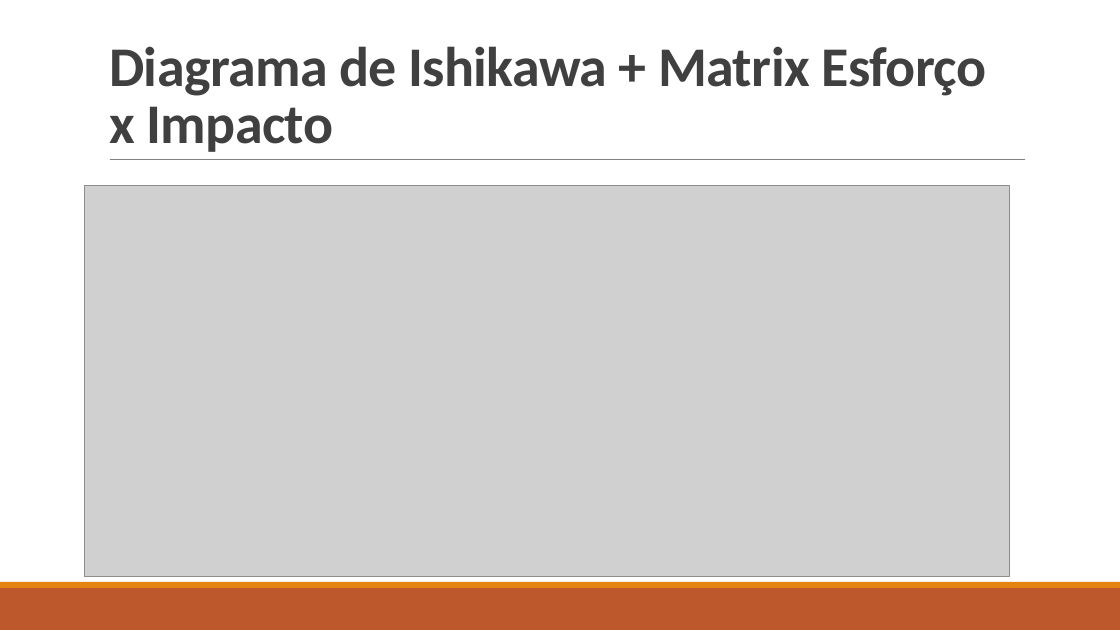
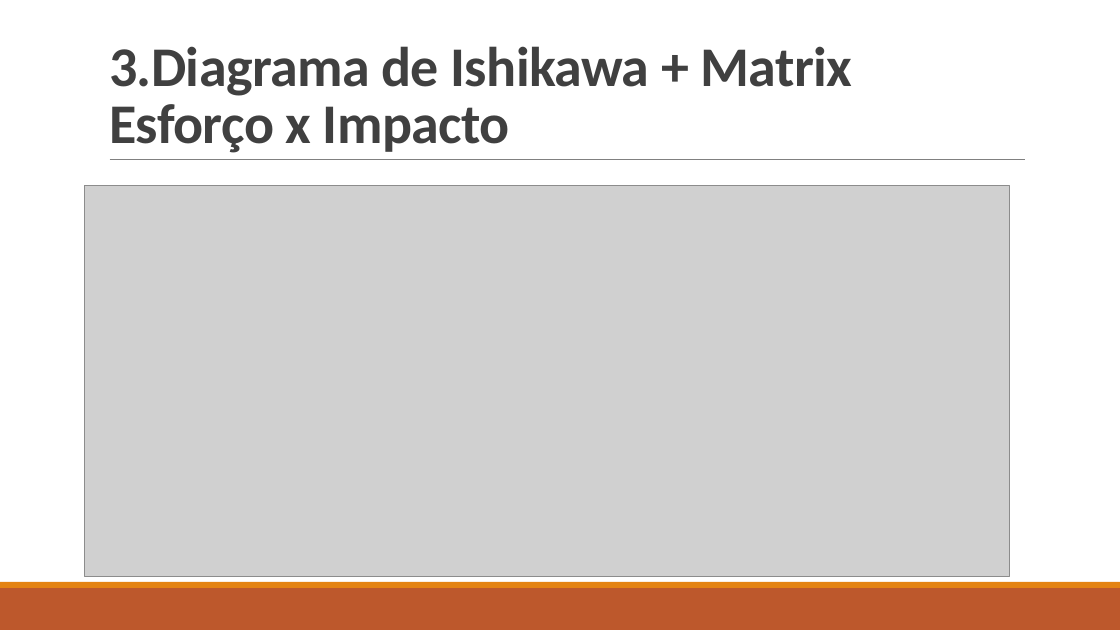
Before and after one commit to ruhansanabria/Puc_Lean2016, a slide deck: slide 12 of Apresentações/TRE DMAIC - Analyze.pptx (slide 9 before the commit). Drawn at 1120x630 pixels with LibreOffice and Linux fonts; fonts in the diff are those of the drawing; grey boxes stand for pictures. Boxes give left, top, right and bottom in pixels: in the first picture for what was removed or moved away, otherwise in the second. Text is boxed around its words. In the diff, an @@ line names an element or a change of style, - is before the commit and + after.

```diff
--- a/Apresentações/TRE DMAIC - Analyze.pptx
+++ b/Apresentações/TRE DMAIC - Analyze.pptx
@@ title at bbox=[109, 46, 852, 153]: text changed @@
-Diagrama de Ishikawa + Matrix Esforço x Impacto
+3.Diagrama de Ishikawa + Matrix Esforço x Impacto
```
Also in this commit, not shown: 6 other slides changed, 3 slides added, 8 other files.
